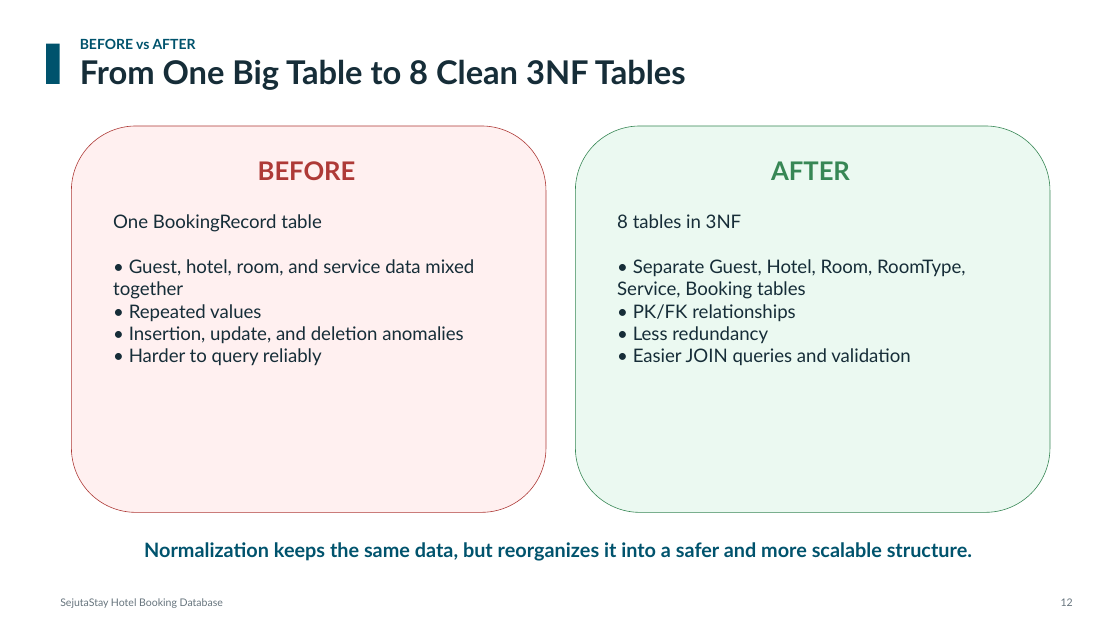
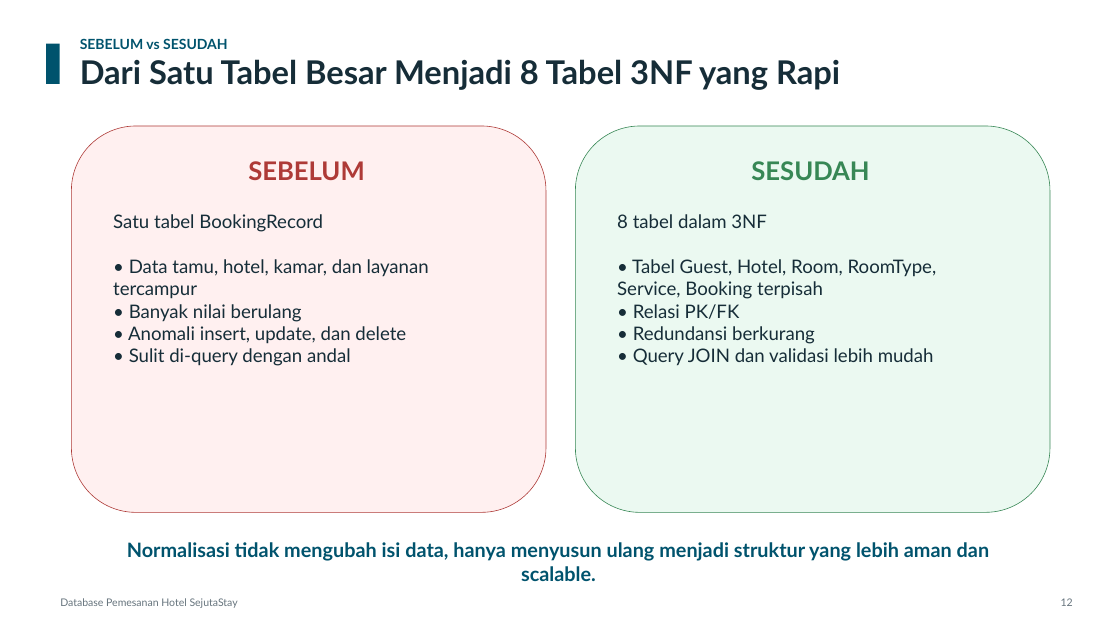
Before and after one commit to steffenkwik/Database-Project, a slide deck: slide 12 of Submission/(sub) SejutaStay_Presentation.pptx. Drawn at 1120x630 pixels with LibreOffice and Linux fonts; fonts in the diff are those of the drawing. Boxes give left, top, right and bottom in pixels: in the first picture for what was removed or moved away, otherwise in the second. Text is boxed around its words. In the diff, an @@ line names an element or a change of style, - is before the commit and + after.

```diff
--- a/Submission/(sub) SejutaStay_Presentation.pptx
+++ b/Submission/(sub) SejutaStay_Presentation.pptx
@@ text at [80,38,840,90]: text changed @@
-BEFORE vs AFTER
-From One Big Table to 8 Clean 3NF Tables
+SEBELUM vs SESUDAH
+Dari Satu Tabel Besar Menjadi 8 Tabel 3NF yang Rapi
@@ text at [248,161,364,180]: text changed @@
-BEFORE
+SEBELUM
@@ text at [751,161,869,180]: text changed @@
-AFTER
+SESUDAH
@@ text at [113,214,429,366]: text changed @@
-One BookingRecord table
-• Guest, hotel, room, and service data mixed together
-• Repeated values
-• Insertion, update, and deletion anomalies
-• Harder to query reliably
+Satu tabel BookingRecord
+• Data tamu, hotel, kamar, dan layanan tercampur
+• Banyak nilai berulang
+• Anomali insert, update, dan delete
+• Sulit di-query dengan andal
@@ text at [617,214,937,366]: text changed @@
-8 tables in 3NF
-• Separate Guest, Hotel, Room, RoomType, Service, Booking tables
-• PK/FK relationships
-• Less redundancy
-• Easier JOIN queries and validation
+8 tabel dalam 3NF
+• Tabel Guest, Hotel, Room, RoomType, Service, Booking terpisah
+• Relasi PK/FK
+• Redundansi berkurang
+• Query JOIN dan validasi lebih mudah
@@ text at [127,542,990,581]: text changed @@
-Normalization keeps the same data, but reorganizes it into a safer and more scalable structure.
+Normalisasi tidak mengubah isi data, hanya menyusun ulang menjadi struktur yang lebih aman dan scalable.
@@ text at [60,598,238,608]: text changed @@
-SejutaStay Hotel Booking Database
+Database Pemesanan Hotel SejutaStay
```
Also in this commit, not shown: 14 other slides changed, 2 other files.
